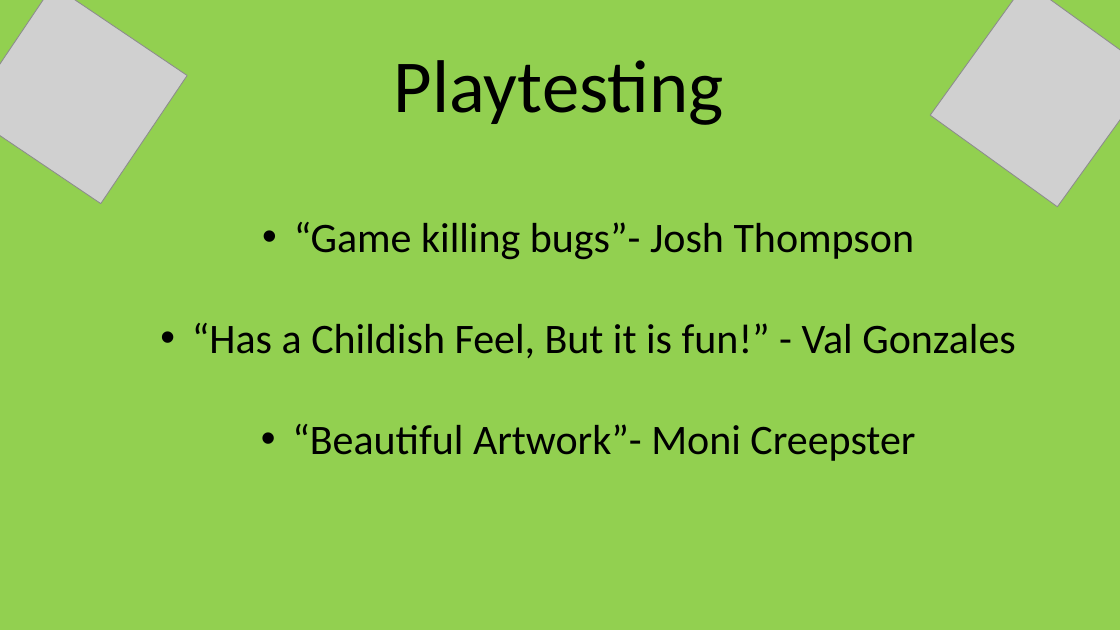
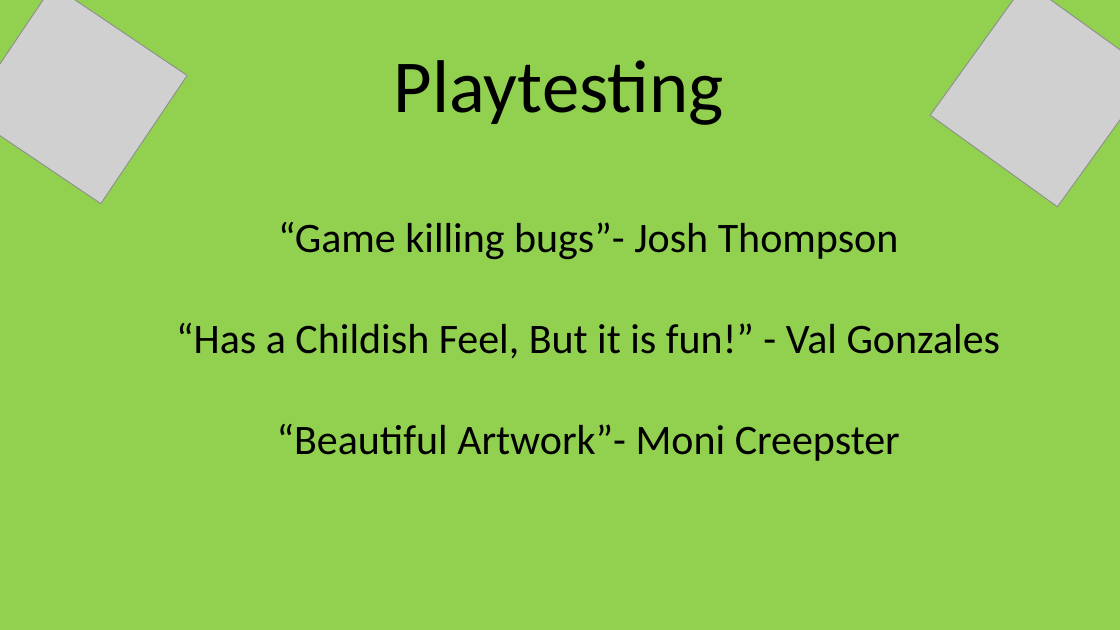
Before and after one commit to UoSGroupProjects1718/mgp-l4-5-group-2, a slide deck: slide 3 of Documents/Presentations/Group 2 - Gold.pptx. Drawn at 1120x630 pixels with LibreOffice and Linux fonts; fonts in the diff are those of the drawing; grey boxes stand for pictures. Boxes give left, top, right and bottom in pixels: in the first picture for what was removed or moved away, otherwise in the second. Text is boxed around its words. In the diff, an @@ line names an element or a change of style, - is before the commit and + after.

Commit message:
Bullets Change

```diff
--- a/Documents/Presentations/Group 2 - Gold.pptx
+++ b/Documents/Presentations/Group 2 - Gold.pptx
@@ text "“Game killing bugs”- Josh Thompson" at <box>176,222,1001,461</box>: bullet • to none @@
```
